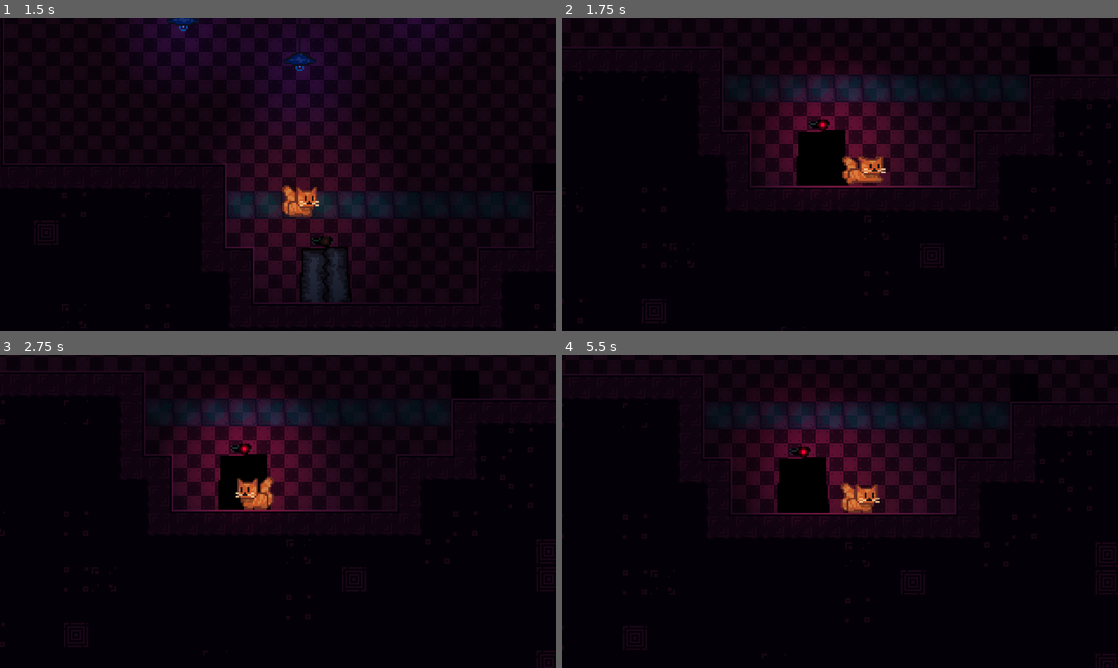
Above: before the commit, frames 1-4 (two rows, left to right).
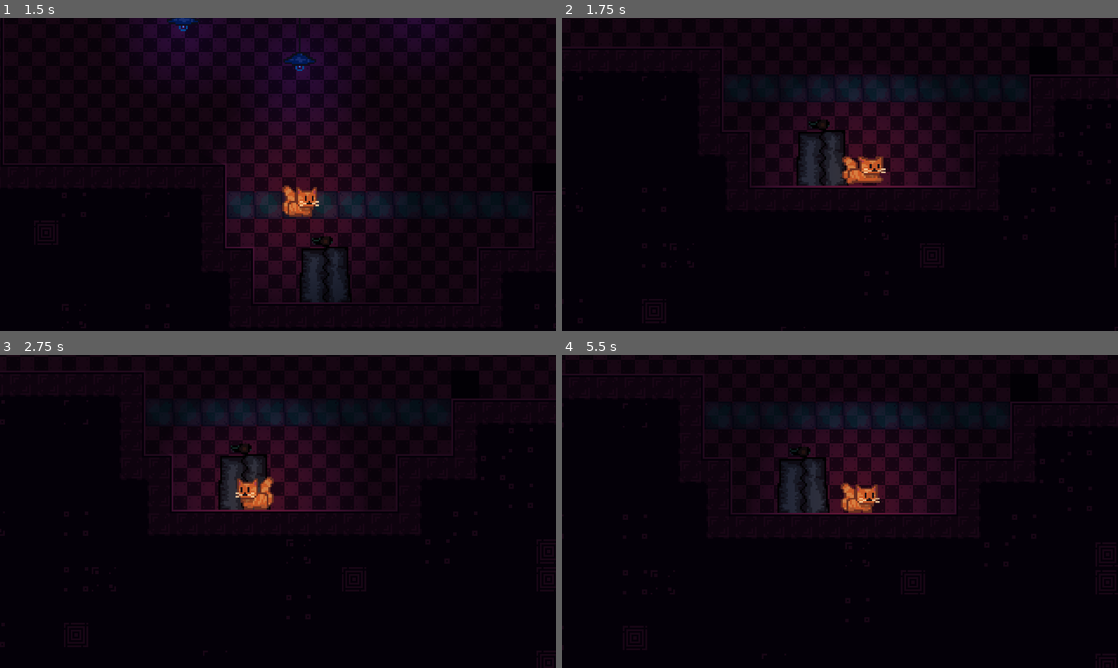
Above: after the commit, the same moments.

Repository: Renan-G-projec/Termformer
Game: Godot game, scene res://scenes/level2.tscn
Two runs of this game, one before a commit and one after it. Both use one fixed random seed, a clock stepped at 60 frames per second and the inputs below. This scene is started directly instead of the project's main scene.
Inputs (mouse positions are in pixels of both pictures, inside the frame that each line leads up to):
- Up to frame 1 (1.5 s): tap Enter at 0.5 s; move the mouse to (400, 158) at 0.52 s; hold Right (go_right) from 0.53 s (still down); tap E (interact) at 0.6 s; click (400, 158) at 0.67 s; tap Space (jump) at 0.77 s; move the mouse to (166, 190) at 1.27 s; tap Alt at 1.35 s
- Up to frame 2 (1.75 s): keep holding Right (go_right); tap Space (jump) at 1.52 s
- Up to frame 3 (2.75 s): move the mouse to (333, 442) at 2.02 s; release Right (go_right) at 2.03 s; hold Left (go_left) from 2.03 s (still down); tap Shift at 2.1 s
- Up to frame 4 (5.5 s): move the mouse to (812, 574) at 2.77 s; release Left (go_left) at 2.78 s; hold Right (go_right) 2.78-4.28 s; tap E (interact) at 2.85, 5.1 s; click (812, 574) at 2.92 s; tap Space (jump) at 3.02, 3.77, 4.52 s; move the mouse to (1006, 558) at 3.52 s; tap Alt at 3.6 s; move the mouse to (673, 464) at 4.27 s; hold Left (go_left) 4.28-5.03 s; tap Shift at 4.35 s; move the mouse to (867, 511) at 5.02 s; hold Right (go_right) from 5.03 s (still down); click (867, 511) at 5.17 s

Frame 1 is identical in both runs. In frame 2, 2.4% of the frame differs, in the area x 37-57%, y 17-54%; in frame 3, 2.1%; in frame 4, 2.4%, in the area x 34-53%, y 14-51%.

Commit message:
fix: Door visually opening when locked. AMDG

Diff:
--- a/scripts/door.gd
+++ b/scripts/door.gd
@@ -32,7 +32,8 @@
 
 func _on_area_2d_body_entered(body: Node2D) -> void:
 	player_ref = body as Player
-	_start_animation()
+	if unlocked:
+		_start_animation()
 
 func _on_area_2d_body_exited(body: Node2D) -> void:
 	_end_animation()
--- a/scripts/transition.gd
+++ b/scripts/transition.gd
@@ -27,7 +27,6 @@
 
 func _process(delta: float) -> void:
 	if !_in_transition: return
-	print(_progress)
 	var shader: ShaderMaterial = %ColorRect.material as ShaderMaterial
 	if shader:
 		shader.set_shader_parameter("animation_progress", _progress)
